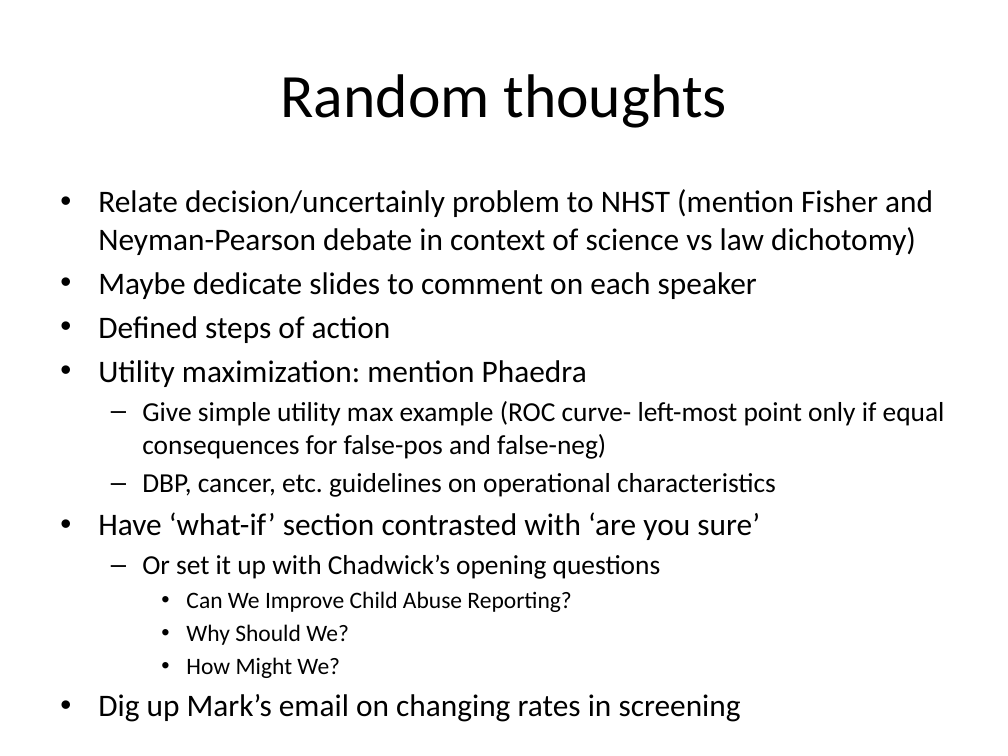
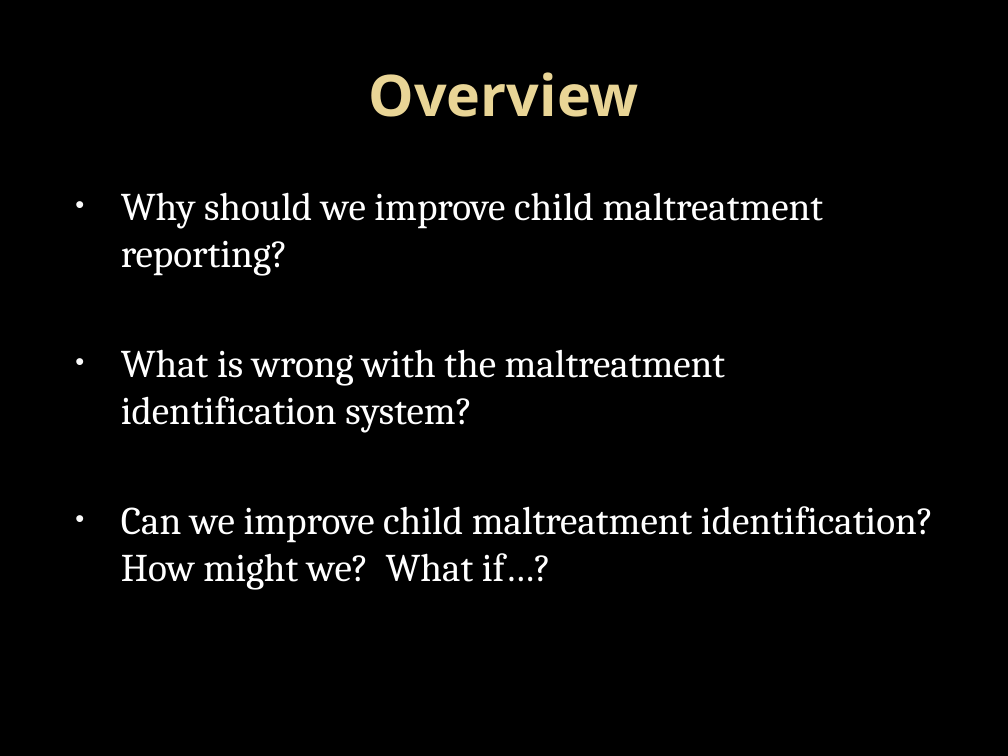
Before and after one commit to OuhscBbmc/SafeCareSpatial, a slide deck: slide 2 of National/chadwick materials/bard_draft1.pptx (slide 3 before the commit). Drawn at 1008x756 pixels with LibreOffice and Linux fonts; fonts in the diff are those of the drawing; background and template pictures are left out. Boxes give left, top, right and bottom in pixels: in the first picture for what was removed or moved away, otherwise in the second. Text is boxed around its words. In the diff, an @@ line names an element or a change of style, - is before the commit and + after.

Commit message:
more changes to "are you sure" presentation

```diff
--- a/National/chadwick materials/bard_draft1.pptx
+++ b/National/chadwick materials/bard_draft1.pptx
@@ background #FFFFFF to picture (left out) @@
@@ title at (369,72,639,117): text changed; size 44 to 41 pt; font Calibri to Noto Sans; text colour #000000 to gradient #EAD696 to #E7D081; bold on @@
-Random thoughts
+Overview
@@ text at (121,192,934,590): text changed; size 22.4 to 28 pt; font Calibri to Cambria; text colour #000000 to #FFFFFF @@
-• Relate decision/uncertainly problem to NHST (mention Fisher and Neyman-Pearson debate in context of science vs law dichotomy)
-• Maybe dedicate slides to comment on each speaker
-• Defined steps of action
-• Utility maximization: mention Phaedra
-  – Give simple utility max example (ROC curve- left-most point only if equal consequences for false-pos and false-neg)
-  – DBP, cancer, etc. guidelines on operational characteristics
-• Have ‘what-if’ section contrasted with ‘are you sure’
-  – Or set it up with Chadwick’s opening questions
-    • Can We Improve Child Abuse Reporting?
-    • Why Should We?
-    • How Might We?
-• Dig up Mark’s email on changing rates in screening
+• Why should we improve child maltreatment reporting?
+• What is wrong with the maltreatment identification system?
+• Can we improve child maltreatment identification? How might we? What if…?
```
Also in this commit, not shown: 1 other slide changed, 22 slides added, 1 slide removed, 17 other files.
